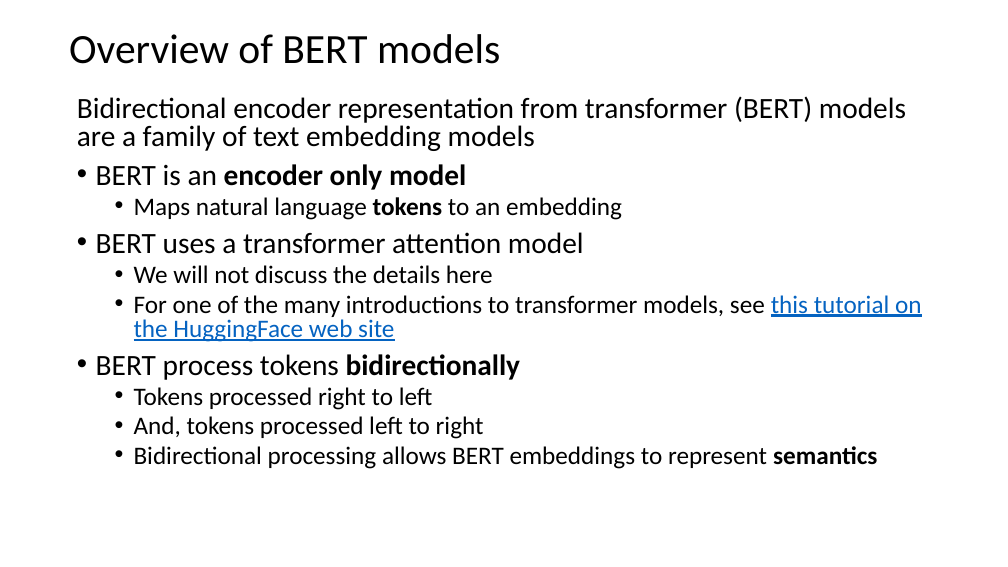
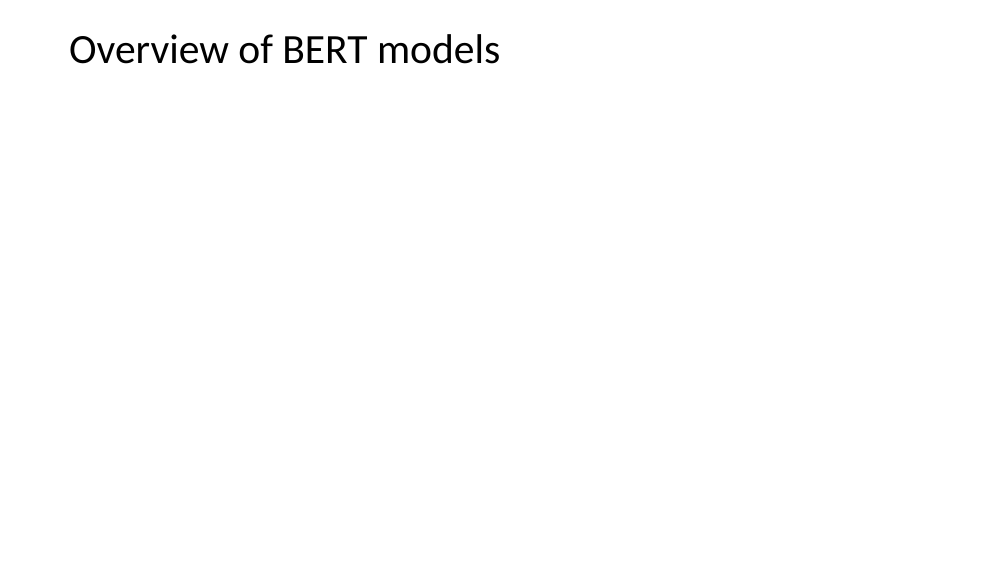
Before and after one commit to harelgabainew/school1, a slide deck: slide 15 of slides/7_DocumentWebSearching.pptx. Drawn at 1008x567 pixels with LibreOffice and Linux fonts; fonts in the diff are those of the drawing; grey boxes stand for pictures. Boxes give left, top, right and bottom in pixels: in the first picture for what was removed or moved away, otherwise in the second. Text is boxed around its words. In the diff, an @@ line names an element or a change of style, - is before the commit and + after.

```diff
--- a/slides/7_DocumentWebSearching.pptx
+++ b/slides/7_DocumentWebSearching.pptx
@@ text removed at [77,96,922,469] @@
-Bidirectional encoder representation from transformer (BERT) models are a family of text embedding models
-• BERT is an encoder only model
-  • Maps natural language tokens to an embedding
-• BERT uses a transformer attention model
-  • We will not discuss the details here
-  • For one of the many introductions to transformer models, see this tutorial on the HuggingFace web site
-• BERT process tokens bidirectionally
-  • Tokens processed right to left
-  • And, tokens processed left to right
-  • Bidirectional processing allows BERT embeddings to represent semantics
```
Also in this commit, not shown: 15 other slides changed, 6 slides added.
